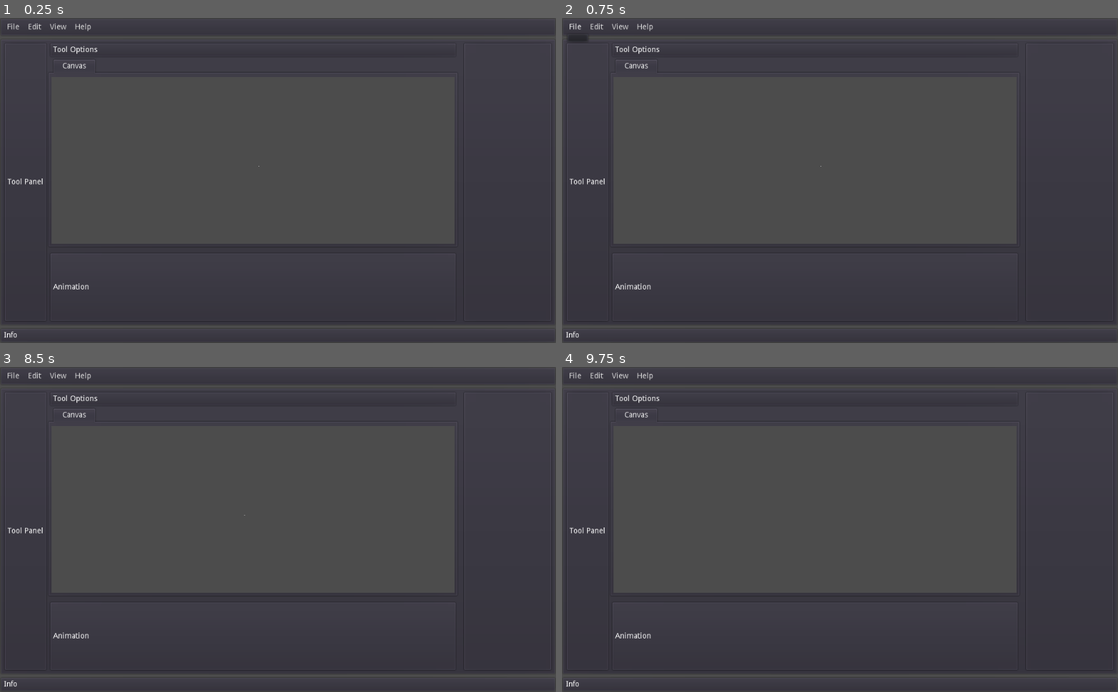
Above: before the commit, frames 1-4 (two rows, left to right).
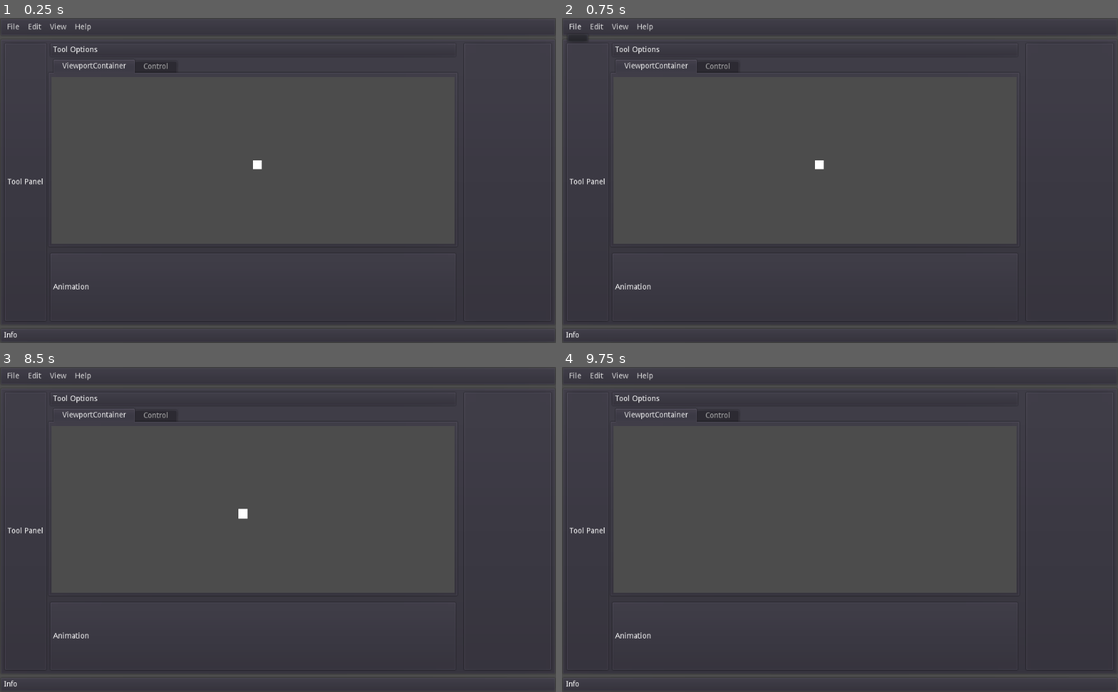
Above: after the commit, the same moments.

Repository: CatlockGames/Lattice
Game: Godot game, scene res://scenes/Lattice.tscn
The game is run twice, just before and just after one commit, with the same random seed, the same clock (stepped at 60 frames per second) and the same inputs.
Inputs (mouse positions are in pixels of both pictures, inside the frame that each line leads up to):
- Up to frame 1 (0.25 s): no input
- Up to frame 2 (0.75 s): click "File" at 0.5 s
- Up to frame 3 (8.5 s): click "Edit" at 1.25 s; click "View" at 2 s; click "File" at 2.75 s; click "Edit" at 3.5 s; click "View" at 4.25 s; click "File" at 5 s; click "Edit" at 5.75 s; click "View" at 6.5 s; click "Help" at 7.25 s; tap Enter at 8 s; move the mouse to (400, 513) at 8.02 s; hold Middle mouse button (canvas_drag) from 8.03 s (still down); tap Mouse wheel up (canvas_zoom_in) at 8.3 s
- Up to frame 4 (9.75 s): tap Space at 8.75 s; move the mouse to (728, 545) at 8.77 s; release Middle mouse button (canvas_drag) at 8.78 s; tap Mouse wheel up (canvas_zoom_in) at 8.85 s; tap Mouse wheel down (canvas_zoom_out) at 9.05 s; tap Enter at 9.5 s; move the mouse to (895, 458) at 9.52 s; hold Mouse wheel down (canvas_zoom_out) from 9.53 s (still down)

The runs differ from the first frame. In frame 1, 0.2% of the frame differs, in the area x 11-48%, y 12-47%; in frame 2, 0.2%; in frame 3, 0.2%, in the area x 11-45%, y 12-47%; in frame 4, 0.1%.

Commit message:
add canvas focus check (fixes #6)

Diff:
--- a/scenes/Lattice.tscn
+++ b/scenes/Lattice.tscn
@@ -109,7 +109,7 @@
 tab_align = 0
 drag_to_rearrange_enabled = true
 
-[node name="Canvas" type="ViewportContainer" parent="UI/MainPanel/Main/HSplitContainer/Center/VSplitContainer/TabContainer"]
+[node name="ViewportContainer" type="ViewportContainer" parent="UI/MainPanel/Main/HSplitContainer/Center/VSplitContainer/TabContainer"]
 anchor_right = 1.0
 anchor_bottom = 1.0
 margin_left = 4.0
@@ -120,19 +120,26 @@
 size_flags_vertical = 3
 stretch = true
 
-[node name="Viewport" type="Viewport" parent="UI/MainPanel/Main/HSplitContainer/Center/VSplitContainer/TabContainer/Canvas"]
+[node name="Viewport" type="Viewport" parent="UI/MainPanel/Main/HSplitContainer/Center/VSplitContainer/TabContainer/ViewportContainer"]
 size = Vector2( 742, 308 )
 handle_input_locally = false
 render_target_update_mode = 3
 
-[node name="Canvas" type="Control" parent="UI/MainPanel/Main/HSplitContainer/Center/VSplitContainer/TabContainer/Canvas/Viewport"]
-margin_right = 40.0
-margin_bottom = 40.0
+[node name="Canvas" type="Node2D" parent="UI/MainPanel/Main/HSplitContainer/Center/VSplitContainer/TabContainer/ViewportContainer/Viewport"]
 script = ExtResource( 1 )
 
-[node name="Camera2D" type="Camera2D" parent="UI/MainPanel/Main/HSplitContainer/Center/VSplitContainer/TabContainer/Canvas/Viewport"]
+[node name="Camera2D" type="Camera2D" parent="UI/MainPanel/Main/HSplitContainer/Center/VSplitContainer/TabContainer/ViewportContainer/Viewport"]
 current = true
 script = ExtResource( 2 )
+
+[node name="Control" type="Control" parent="UI/MainPanel/Main/HSplitContainer/Center/VSplitContainer/TabContainer"]
+visible = false
+anchor_right = 1.0
+anchor_bottom = 1.0
+margin_left = 4.0
+margin_top = 32.0
+margin_right = -706.0
+margin_bottom = -272.0
 
 [node name="AnimationPanel" type="PanelContainer" parent="UI/MainPanel/Main/HSplitContainer/Center/VSplitContainer"]
 margin_top = 356.0
@@ -171,3 +178,5 @@
 margin_right = 25.0
 margin_bottom = 14.0
 text = "Info"
+[connection signal="mouse_entered" from="UI/MainPanel/Main/HSplitContainer/Center/VSplitContainer/TabContainer/ViewportContainer" to="UI/MainPanel/Main/HSplitContainer/Center/VSplitContainer/TabContainer/ViewportContainer/Viewport/Canvas" method="_on_ViewportContainer_mouse_entered"]
+[connection signal="mouse_exited" from="UI/MainPanel/Main/HSplitContainer/Center/VSplitContainer/TabContainer/ViewportContainer" to="UI/MainPanel/Main/HSplitContainer/Center/VSplitContainer/TabContainer/ViewportContainer/Viewport/Canvas" method="_on_ViewportContainer_mouse_exited"]
--- a/scripts/Camera2D.gd
+++ b/scripts/Camera2D.gd
@@ -2,25 +2,27 @@
 
 var drag := false
 var zoom_step := 1.1
+var canvas: Node2D
 
 func _ready() -> void:
-	pass
+	canvas = get_node("../Canvas")
 
 func _input(event) -> void:
-	# Dragging
-	if event.is_action_pressed("canvas_drag"):
-		drag = true
-	elif event.is_action_released("canvas_drag"):
-		drag = false
-	if event is InputEventMouseMotion && drag:
-		offset -= event.relative * zoom
-
-	# Zooming
-	if event is InputEventMouse:
-		if event.is_action_pressed("canvas_zoom_in"):
-			zoom_camera(1 / zoom_step, event.position)
-		elif event.is_action_pressed("canvas_zoom_out"):
-			zoom_camera(zoom_step, event.position)
+	# Only affect canvas if in focus
+	if canvas.focus:
+		# Dragging
+		if event.is_action_pressed("canvas_drag"):
+			drag = true
+		elif event.is_action_released("canvas_drag"):
+			drag = false
+		if event is InputEventMouseMotion && drag:
+			offset -= event.relative * zoom
+		# Zooming
+		if event is InputEventMouse:
+			if event.is_action_pressed("canvas_zoom_in"):
+				zoom_camera(1 / zoom_step, event.position)
+			elif event.is_action_pressed("canvas_zoom_out"):
+				zoom_camera(zoom_step, event.position)
 
 # Zooms the camera by the given amount to the target location
 func zoom_camera(amount: float, target: Vector2) -> void:
--- a/scripts/Canvas.gd
+++ b/scripts/Canvas.gd
@@ -1,12 +1,12 @@
-extends Control
+extends Node2D
 
 var layers := []
 var size: Vector2
+var focus := false
 
 func _ready() -> void:
 	size = Vector2(16, 16)
-	layers.append(Layer.new(size))
-	layers[0].set_pixel(10, 10, Color.white)
+	layers.append(Layer.new(size, Color.white))
 
 func _process(delta) -> void:
 	# Update layers textures as needed
@@ -22,3 +22,9 @@
 	for layer in layers:
 		if layer.show:
 			draw_texture(layer.texture, Vector2.ZERO)
+
+func _on_ViewportContainer_mouse_entered() -> void:
+	focus = true
+
+func _on_ViewportContainer_mouse_exited() -> void:
+	focus = false
